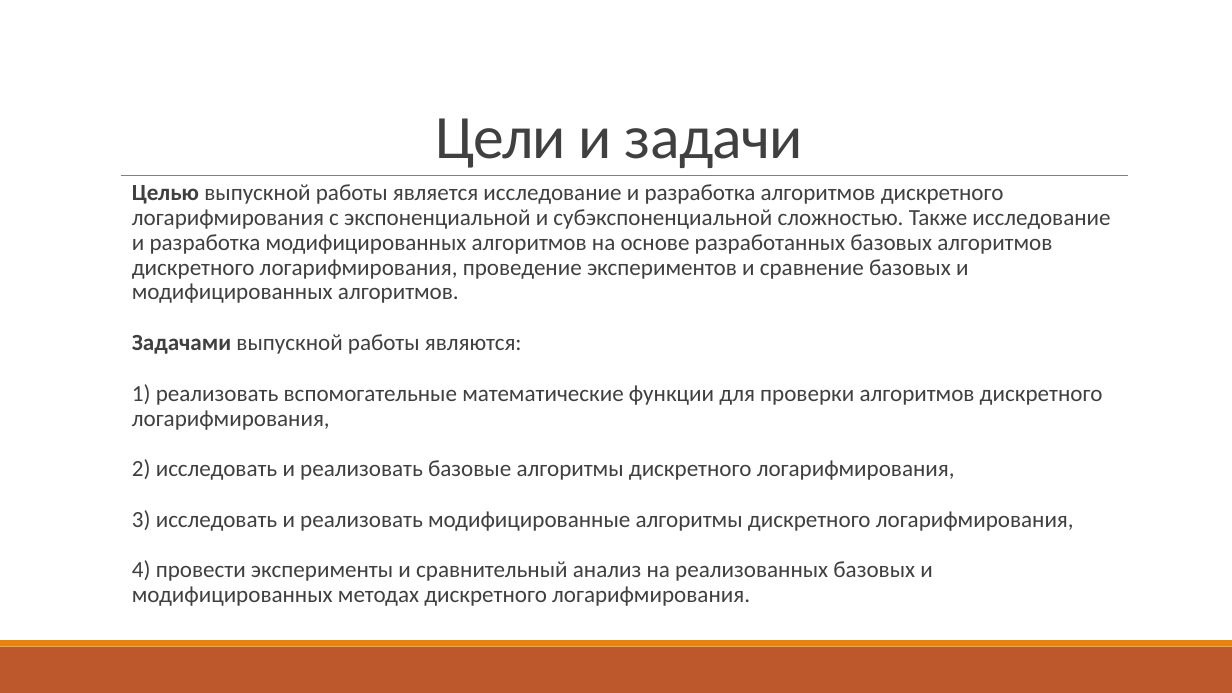
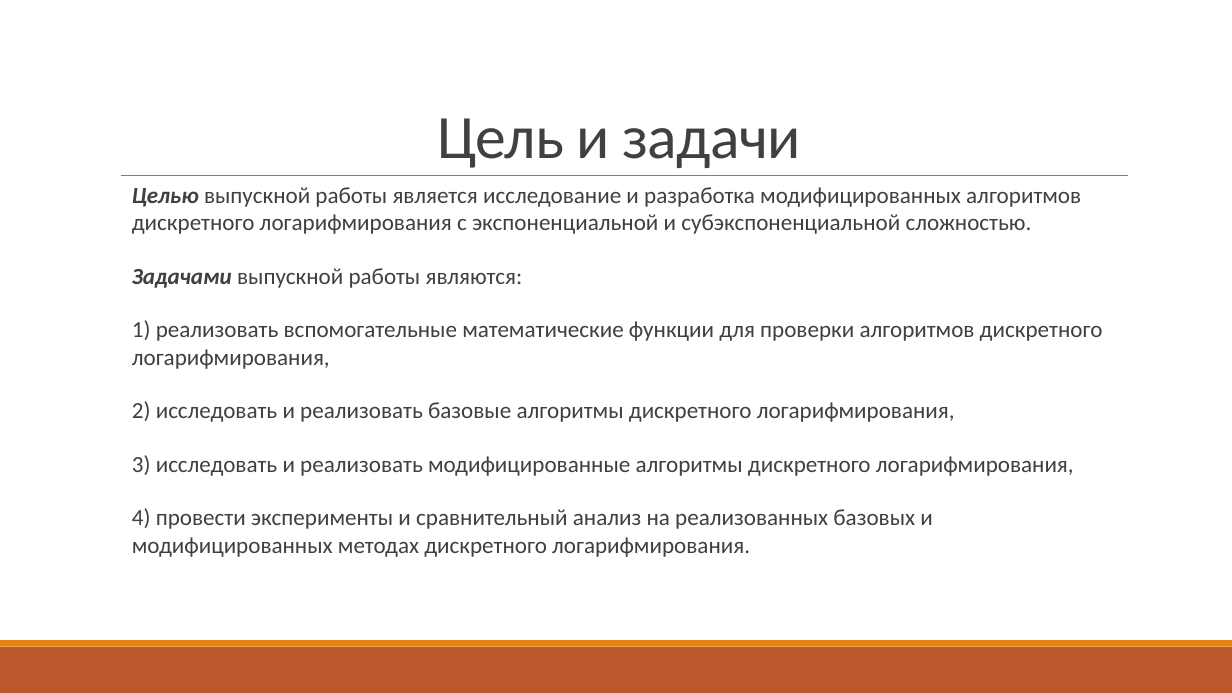
Before and after one commit to VitasVital/Bachelor_course, a slide deck: slide 3 of Maga4Sem/ВКР/Защита ВКР/Для сдачи ВКР/Гусев В.Е. 09-335 ВКР магистерская работа.pptx. Drawn at 1232x693 pixels with LibreOffice and Linux fonts; fonts in the diff are those of the drawing. Boxes give left, top, right and bottom in pixels: in the first picture for what was removed or moved away, otherwise in the second. Text is boxed around its words. In the diff, an @@ line names an element or a change of style, - is before the commit and + after.

```diff
--- a/Maga4Sem/ВКР/Защита ВКР/Для сдачи ВКР/Гусев В.Е. 09-335 ВКР магистерская работа.pptx
+++ b/Maga4Sem/ВКР/Защита ВКР/Для сдачи ВКР/Гусев В.Е. 09-335 ВКР магистерская работа.pptx
@@ title at [437,118,801,168]: text changed @@
-Цели и задачи
+Цель и задачи
@@ text at [132,187,1081,234]: text changed @@
-Целью выпускной работы является исследование и разработка алгоритмов дискретного логарифмирования с экспоненциальной и субэкспоненциальной сложностью. Также исследование и разработка модифицированных алгоритмов на основе разработанных базовых алгоритмов дискретного логарифмирования, проведение экспериментов и сравнение базовых и модифицированных алгоритмов.
+Целью выпускной работы является исследование и разработка модифицированных алгоритмов дискретного логарифмирования с экспоненциальной и субэкспоненциальной сложностью.
@@ text at [132,268,1103,557]: italic on in "Задачами"; line spacing 0.9 to 1 @@
```
Also in this commit, not shown: 10 other slides changed, 1 slide added, 1 slide removed, 1 other file.
